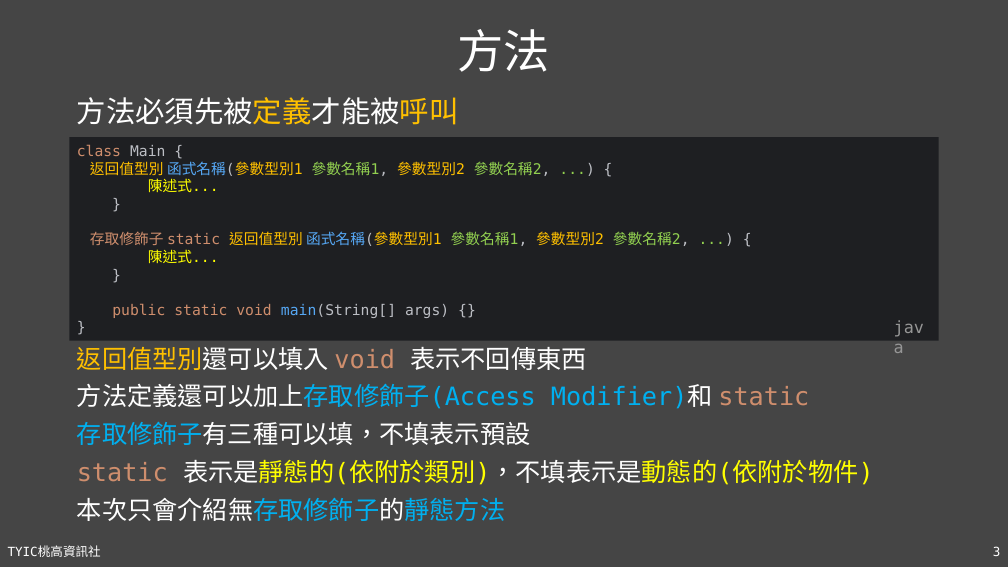
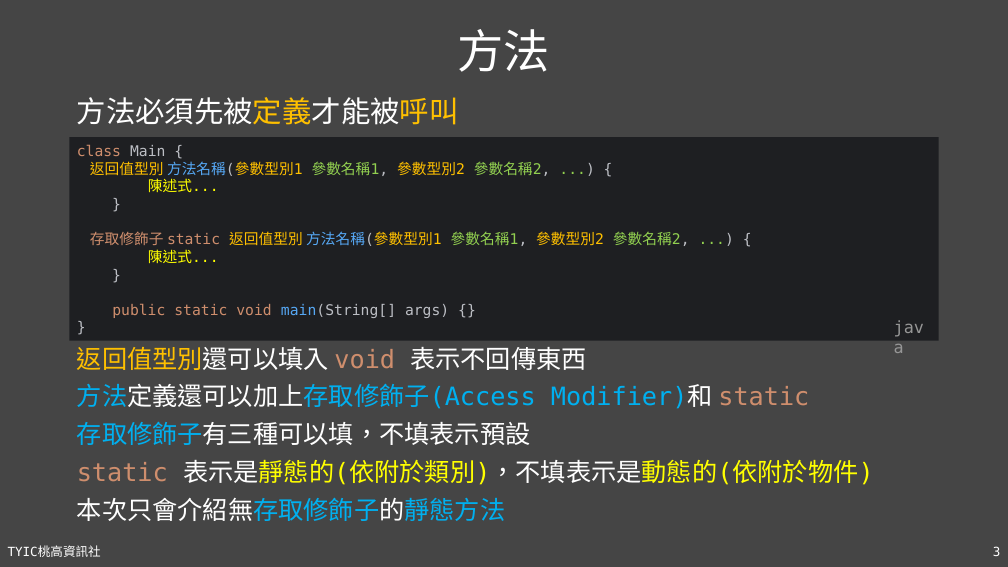
Before and after one commit to TYSHIC/slides, a slide deck: slide 3 of powerpoint/07_靜態成員.pptx. Drawn at 1008x567 pixels with LibreOffice and Linux fonts; fonts in the diff are those of the drawing. Boxes give left, top, right and bottom in pixels: in the first picture for what was removed or moved away, otherwise in the second. Text is boxed around its words. In the diff, an @@ line names an element or a change of style, - is before the commit and + after.

```diff
--- a/powerpoint/07_靜態成員.pptx
+++ b/powerpoint/07_靜態成員.pptx
@@ text in rectangle at [90, 161, 690, 318]: text changed @@
-返回值型別 函式名稱(參數型別1 參數名稱1, 參數型別2 參數名稱2, ...) {
-陳述式...
-}
-存取修飾子 static 返回值型別 函式名稱(參數型別1 參數名稱1, 參數型別2 參數名稱2, ...) {
-陳述式...
-}
-public static void main(String[] args) {}
-}
+返回值型別 方法名稱(參數型別1 參數名稱1, 參數型別2 參數名稱2, ...) {
+陳述式...
+}
+存取修飾子 static 返回值型別 方法名稱(參數型別1 參數名稱1, 參數型別2 參數名稱2, ...) {
+陳述式...
+}
+public static void main(String[] args) {}
+}
@@ text at [77, 384, 809, 409]: text colour #FFFFFF to #00B0F0 in "方法定義還可以加上存取修飾子(Access" @@
```
Also in this commit, not shown: 8 other files.
